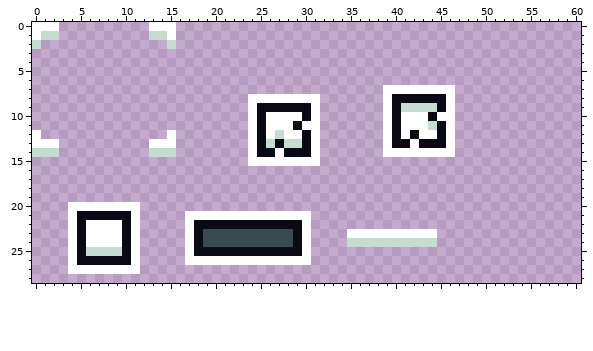
One commit to this pixel-art file: Assets/Sprites/UI.aseprite. That is the earlier state.
64x64 pixels, 1 frame. Shown: x 0..60, y 0..28.
Now the later version:
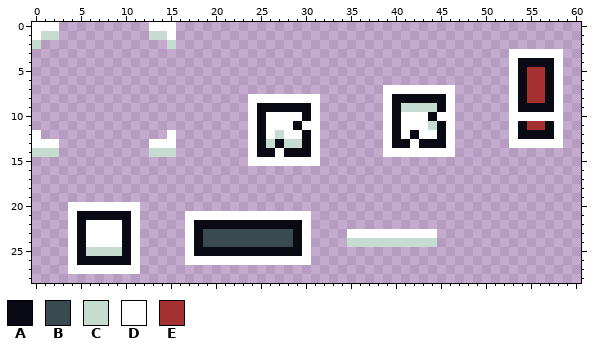
Palette (. is transparent): A #090a14  B #394a50  C #c7dcd0  D #ffffff  E #a53030
The exact change:
{"y":3,"x":53,"old":"......","new":"DDDDDD"}
{"y":4,"x":53,"old":"......","new":"DAAAAD"}
{"y":5,"x":53,"old":"......","new":"DAEEAD"}
{"y":6,"x":53,"old":"......","new":"DAEEAD"}
{"y":7,"x":53,"old":"......","new":"DAEEAD"}
{"y":8,"x":53,"old":"......","new":"DAEEAD"}
{"y":9,"x":53,"old":"......","new":"DAAAAD"}
{"y":10,"x":53,"old":"......","new":"DDDDDD"}
{"y":11,"x":53,"old":"......","new":"DAEEAD"}
{"y":12,"x":53,"old":"......","new":"DAAAAD"}
{"y":13,"x":53,"old":"......","new":"DDDDDD"}
{"label":"added","picture_box":[509,49,563,148]}
